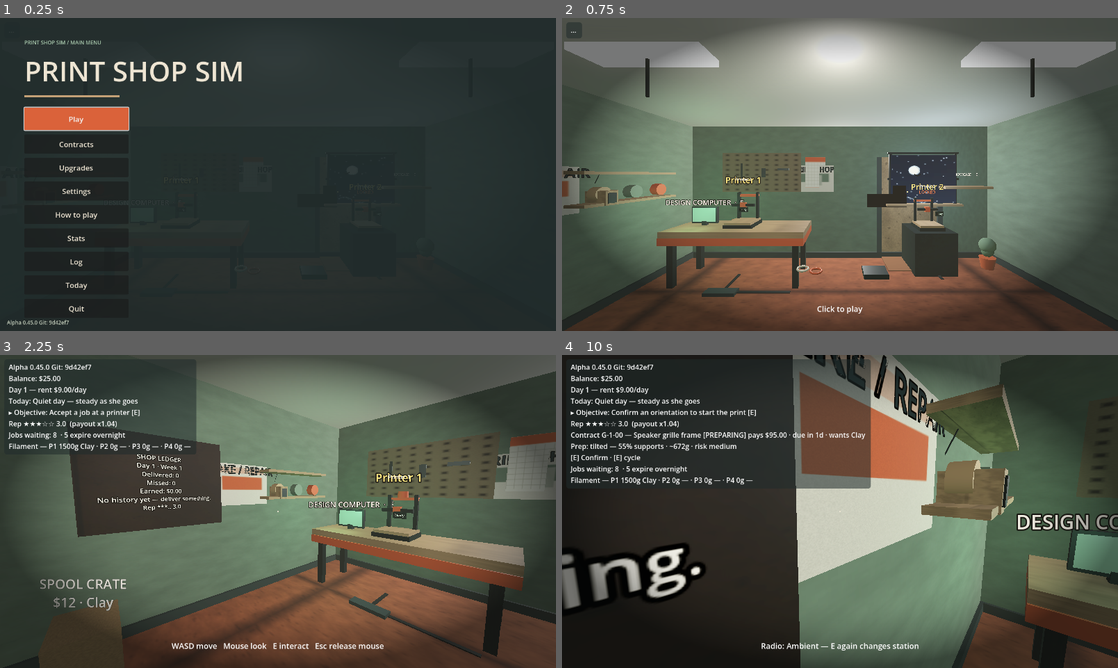
Above: before the commit, frames 1-4 (two rows, left to right).
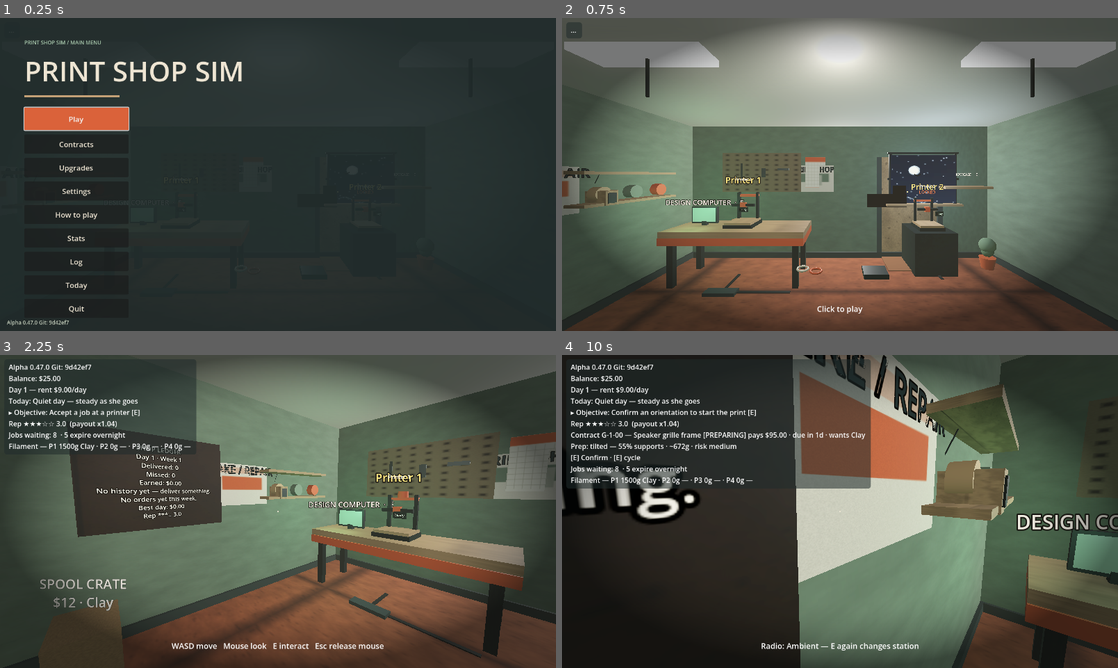
Above: after the commit, the same moments.

Repository: jiracipika/printshop-sim
Game: Godot game, scene res://scenes/Main.tscn
Two runs of this game, one before a commit and one after it. Both use one fixed random seed, a clock stepped at 60 frames per second and the inputs below.
Inputs (mouse positions are in pixels of both pictures, inside the frame that each line leads up to):
- Up to frame 1 (0.25 s): no input
- Up to frame 2 (0.75 s): click "Play" at 0.5 s
- Up to frame 3 (2.25 s): tap Enter (ui_accept) at 1.25, 1.52, 2 s; move the mouse to (400, 495) at 1.27 s; hold D (move_right) 1.28-2.03 s; tap E (interact) at 1.35, 2.1 s; click (400, 495) at 1.42 s; move the mouse to (250, 511) at 2.02 s; hold W (move_forward) from 2.03 s (still down)
- Up to frame 4 (10 s): tap Enter (ui_accept) at 2.27, 3.5, 3.77, 4.25, 4.52, 5, 5.27, 5.75, 6.77, 7.52, 8.27, 9.77 s; move the mouse to (851, 505) at 2.77 s; tap 1 at 2.85, 9.6 s; tap E (interact) at 3.05, 3.8, 4.55, 5.3, 6.05, 6.8, 7.55, 8.1, 8.85, 9.8 s; move the mouse to (834, 517) at 3.52 s; tap 2 at 3.6 s; click (834, 517) at 3.67 s; move the mouse to (878, 514) at 4.27 s; tap 3 at 4.35 s; move the mouse to (795, 508) at 5.02 s; tap 4 at 5.1 s; move the mouse to (845, 511) at 5.77 s; tap 5 at 5.85 s; click (845, 511) at 5.92 s; move the mouse to (817, 505) at 6.52 s; release W (move_forward) at 6.53 s; hold D (move_right) 6.53-7.28 s; tap 6 at 6.6 s; move the mouse to (867, 511) at 7.27 s; hold W (move_forward) 7.28-9.53 s; tap 7 at 7.35 s; move the mouse to (812, 511) at 8.02 s; click (812, 511) at 8.17 s; move the mouse to (851, 505) at 8.77 s; move the mouse to (834, 517) at 9.52 s; hold A (move_left) from 9.53 s (still down)

The runs differ from the first frame. In frame 1, less than 0.1% of the frame differs, in the area x 5-6%, y 96-98%; in frame 2, nothing differs; in frame 3, 1.0%; in frame 4, 5.1%, in the area x 0-26%, y 3-82%.

Commit message:
feat: power bill + shop history (v0.46.0, v0.47.0)
v0.46.0: every unlocked printer draws $1/day at rollover, charged after
rent (_unlocked_machine_count; base $1, farm $4 — exactly $56 over the
14-day harness). No debt plumbing: a broke shop runs dark. Rent holiday
skips rent but not power. 'power' log kind feeds the Today recap.
day_test/v011 rollover pins updated to the new invariant
(balance = old - rent - power).

v0.47.0: chalkboard gains an order-count graph (7-day window, scaled
against the best day) and a Best-day record line; Today panel reports
yesterday's orders; daily_delivered/day_delivered_today persist with
validators and bank at rollover like daily_earned.

tests/v046_test.gd 11 checks, v047_test.gd 18 checks. All 60 suites +
both harnesses + pytest green.

Diff:
--- a/scripts/Main.gd
+++ b/scripts/Main.gd
@@ -199,6 +199,8 @@
 ## sparkline from the history.
 var daily_earned: Array[int] = []
 var day_earned_today: int = 0
+var daily_delivered: Array[int] = []  # v0.47.0 shop-history graph
+var day_delivered_today: int = 0
 ## Regulars (v0.31.0): client name -> completed orders. Feeds the loyalty
 ## notes on freshly dealt board jobs and the Stats regulars line.
 var client_orders: Dictionary = {}
@@ -348,6 +350,10 @@
 		lines.append("Yesterday: the shop just opened.")
 	else:
 		lines.append("Yesterday: $%s earned" % _cents_str(int(daily_earned[-1])))
+		# v0.47.0: the matching order count from the shop-history graph.
+		if not daily_delivered.is_empty():
+			lines.append("Yesterday: %d order%s delivered" % [int(daily_delivered[-1]),
+				"" if int(daily_delivered[-1]) == 1 else "s"])
 	var yday := day_cycle.day - 1
 	if yday >= 1:
 		var kinds := {}
@@ -753,6 +759,14 @@
 			daily_earned = daily_earned.slice(daily_earned.size() - 7)
 	if payload.has("day_earned_today"):
 		day_earned_today = maxi(int(payload.day_earned_today), 0)
+	if payload.has("daily_delivered") and typeof(payload.daily_delivered) == TYPE_ARRAY:
+		daily_delivered.clear()
+		for v in payload.daily_delivered:
+			daily_delivered.append(maxi(int(v), 0))
+		if daily_delivered.size() > 7:
+			daily_delivered = daily_delivered.slice(daily_delivered.size() - 7)
+	if payload.has("day_delivered_today"):
+		day_delivered_today = maxi(int(payload.day_delivered_today), 0)
 	if payload.has("shelf_models") and typeof(payload.shelf_models) == TYPE_ARRAY:
 		_shelf_models.clear()
 		for mname in payload.shelf_models:
@@ -822,6 +836,14 @@
 		out.append(int(float(m.get("wear", 0.0))))
 	return out
 
+## Machines drawing power (v0.46.0): every unlocked printer bills $1/day.
+func _unlocked_machine_count() -> int:
+	var n := 0
+	for i in range(machines.size()):
+		if upgrades.machine_unlocked(i):
+			n += 1
+	return n
+
 func _save_game() -> void:
 	var snapshot: Dictionary = ledger.snapshot()
 	var payload: Dictionary = load("res://scripts/SaveSystem.gd").build_payload(
@@ -846,6 +868,8 @@
 			"recent_grades": recent_grades,
 			"daily_earned": daily_earned,
 			"day_earned_today": day_earned_today,
+			"daily_delivered": daily_delivered,
+			"day_delivered_today": day_delivered_today,
 			"client_orders": client_orders,
 			"client_last_grade": client_last_grade,
 			"media_a_deliveries": media_a_deliveries,
@@ -3469,6 +3493,7 @@
 	stats.delivered += 1
 	stats.earned_cents += payout
 	day_earned_today += payout
+	day_delivered_today += 1  # v0.47.0 shop-history graph
 	client_orders[c.client] = int(client_orders.get(c.client, 0)) + 1
 	client_last_grade[c.client] = final_grade
 	_guide("delivered")
@@ -3758,11 +3783,15 @@
 	_refresh_event()
 	_morning_bell()
 	# Shop history (v0.30.0): bank yesterday's take onto the chalkboard
-	# sparkline, newest last, keep a week.
+	# sparkline, newest last, keep a week. v0.47.0 banks the order count too.
 	daily_earned.append(day_earned_today)
 	if daily_earned.size() > 7:
 		daily_earned = daily_earned.slice(daily_earned.size() - 7)
 	day_earned_today = 0
+	daily_delivered.append(day_delivered_today)
+	if daily_delivered.size() > 7:
+		daily_delivered = daily_delivered.slice(daily_delivered.size() - 7)
+	day_delivered_today = 0
 	var missed_note := ""
 	if not expired.is_empty():
 		stats.missed += expired.size()
@@ -3788,6 +3817,15 @@
 			rent_debt_cents += rent_due
 			_log_event("rent", "rent UNPAID — now owe $%s" % _cents_str(rent_debt_cents))
 			_set_prompt("Day %d — rent UNPAID (now owe $%s)%s" % [new_day, _cents_str(rent_debt_cents), missed_note])
+	# Power bill (v0.46.0): every unlocked printer draws $1/day — standby
+	# heaters, steppers, beds. Charged with rent but with NO debt plumbing:
+	# a shop that cannot pay simply runs dark tomorrow. A rent holiday does
+	# not cover it. Logged so the Today panel's morning recap counts it.
+	var power_due := 100 * _unlocked_machine_count()
+	if ledger.can_afford(power_due):
+		ledger.charge(power_due, "power day %d" % new_day)
+		_log_event("power", "power bill $%s (%d machine%s)" % [_cents_str(power_due),
+			_unlocked_machine_count(), "" if _unlocked_machine_count() == 1 else "s"])
 	for m in machines:
 		if not _is_cancelled_for(m):
 			continue
@@ -4247,6 +4285,30 @@
 			out += RAMP[clampi(int(float(v) / float(top) * 7.0), 0, 7)]
 	return out
 
+## Order-count graph (v0.47.0): same weekly window and ramp as the earnings
+## sparkline, scaled against the best DAY (never against dollars).
+func _orders_sparkline() -> String:
+	if daily_delivered.is_empty():
+		return "No orders yet this week."
+	var top := 1
+	for v in daily_delivered:
+		top = maxi(top, int(v))
+	const RAMP := "▁▂▃▄▅▆▇█"
+	var out := "Orders: "
+	for v in daily_delivered:
+		if int(v) <= 0:
+			out += "·"
+		else:
+			out += RAMP[clampi(int(float(v) / float(top) * 7.0), 0, 7)]
+	return out
+
+## Best single day on record (v0.47.0), in dollars.
+func _best_day_cents() -> int:
+	var top := 0
+	for v in daily_earned:
+		top = maxi(top, int(v))
+	return top
+
 func _update_chalkboard() -> void:
 	if _chalk_label == null:
 		return
@@ -4256,11 +4318,13 @@
 	var week := int((day_cycle.day - 1) / 7.0) + 1
 	var icon := _season_icon(str(season.get("id", "calm")))
 	var week_line := "Week %d %s" % [week, icon] if icon != "" else "Week %d" % week
-	var text := "SHOP LEDGER\nDay %d · %s\nDelivered: %d\nMissed: %d\nEarned: $%s\n%s\nRep %s %.1f" % [
+	var text := "SHOP LEDGER\nDay %d · %s\nDelivered: %d\nMissed: %d\nEarned: $%s\n%s\n%s\nBest day: $%s\nRep %s %.1f" % [
 		day_cycle.day, week_line,
 		int(stats.delivered), int(stats.missed),
 		_cents_str(int(stats.earned_cents)),
 		_earnings_sparkline(),
+		_orders_sparkline(),
+		_cents_str(_best_day_cents()),
 		stars, reputation]
 	if text != _chalk_cache:
 		_chalk_cache = text
--- a/scripts/SaveSystem.gd
+++ b/scripts/SaveSystem.gd
@@ -126,6 +126,10 @@
 		return {}
 	if not _day_earned_valid(p):
 		return {}
+	if not _daily_delivered_valid(p):
+		return {}
+	if not _day_delivered_valid(p):
+		return {}
 
 	var out: Dictionary = p.duplicate(true)
 	out["version"] = int(p["version"])
@@ -267,6 +271,36 @@
 	if t != TYPE_INT and t != TYPE_FLOAT:
 		return false
 	var f := float(p["cleans"])
+	return f == floorf(f) and f >= 0.0
+
+
+## Optional "daily_delivered" key (v0.47.0): weekly window of per-day order
+## counts — same shape rules as daily_earned.
+static func _daily_delivered_valid(p: Dictionary) -> bool:
+	if not p.has("daily_delivered"):
+		return true
+	if typeof(p["daily_delivered"]) != TYPE_ARRAY:
+		return false
+	if p["daily_delivered"].size() > 7:
+		return false
+	for v in p["daily_delivered"]:
+		var t := typeof(v)
+		if t != TYPE_INT and t != TYPE_FLOAT:
+			return false
+		var f := float(v)
+		if f != floorf(f) or f < 0.0:
+			return false
+	return true
+
+
+## Optional "day_delivered_today" key (v0.47.0): non-negative whole count.
+static func _day_delivered_valid(p: Dictionary) -> bool:
+	if not p.has("day_delivered_today"):
+		return true
+	var t := typeof(p["day_delivered_today"])
+	if t != TYPE_INT and t != TYPE_FLOAT:
+		return false
+	var f := float(p["day_delivered_today"])
 	return f == floorf(f) and f >= 0.0
 
 
--- a/scripts/Version.gd
+++ b/scripts/Version.gd
@@ -2,7 +2,7 @@
 
 # Autoload: build/version identification so we always know what's deployed.
 
-const VERSION := "0.45.0"
+const VERSION := "0.47.0"
 const GIT_SHA := "9d42ef7"  # stamped by tools/build_web.sh at export time
 
 func label() -> String:
--- a/tests/day_test.gd
+++ b/tests/day_test.gd
@@ -68,8 +68,9 @@
 	main.day_cycle.tick(main.day_cycle.day_length_s)  # -> day 2
 	_ok(main.day_cycle.day == 2, "day rolled to 2")
 	var rent2: int = 0 if bool(main.today_event.rent_free) else main.rent_for_day(2)
-	_ok(ledger.balance() == bal0 - rent2,
-		"rent handled per the day's event (%s)" % main.today_event.id)
+	var power2: int = 100 * main._unlocked_machine_count()  # v0.46.0 power bill
+	_ok(ledger.balance() == bal0 - rent2 - power2,
+		"rent + power handled per the day's event (%s)" % main.today_event.id)
 	var rent_txs := 0
 	for t in ledger.transactions:
 		if t["reason"] == "rent day 2":
--- a/tests/v011_test.gd
+++ b/tests/v011_test.gd
@@ -128,8 +128,10 @@
 		main.day_cycle.tick(main.day_cycle.day_length_s)  # rolls within the week
 		_ok(int(main.season.extra_rent_cents) == 100, "cold-snap season active after rollover")
 		var due: int = main.rent_for_day(main.day_cycle.day) + 100
-		_ok(ledger.balance() == bal1 - due,
-			"cold snap adds $1 to the scaled rent ($%s)" % main._cents_str(due))
+		var power: int = 100 * main._unlocked_machine_count()  # v0.46.0 power bill
+		_ok(ledger.balance() == bal1 - due - power,
+			"cold snap adds $1 to the scaled rent ($%s + $%s power)" % [
+				main._cents_str(due), main._cents_str(power)])
 
 	main.queue_free()
 	await physics_frame
--- /dev/null
+++ b/tests/v046_test.gd
@@ -0,0 +1,102 @@
+extends SceneTree
+
+## v0.46.0 — "power bill": every unlocked printer draws $1/day, charged at
+## the morning rollover right after rent. No debt plumbing: a shop that
+## cannot pay runs dark (nothing charged, nothing owed). A rent holiday
+## does not cover power. Scales with the farm: 1 machine $1, all 4 $4.
+## Run: godot --headless --path . -s tests/v046_test.gd
+
+var checks := 0
+var failures := 0
+var main = null
+
+
+func _ok(cond: bool, label: String) -> void:
+	checks += 1
+	if cond:
+		print("ok %d: %s" % [checks, label])
+	else:
+		failures += 1
+		printerr("FAIL %d: %s" % [checks, label])
+
+
+func _init() -> void:
+	root.ready.connect(_run)
+
+
+func _power_txs(day: int) -> Array:
+	var out: Array = []
+	for t in main.ledger.transactions:
+		if t["reason"] == "power day %d" % day:
+			out.append(t)
+	return out
+
+
+func _has_rent_tx(day: int) -> bool:
+	for t in main.ledger.transactions:
+		if t["reason"] == "rent day %d" % day:
+			return true
+	return false
+
+
+func _run() -> void:
+	BrowserSave.clear()
+	var packed: PackedScene = load("res://scenes/Main.tscn")
+	main = packed.instantiate()
+	root.add_child(main)
+	await physics_frame
+	await physics_frame
+
+	# Boot: day 1 never bills (rollover-only, like rent).
+	_ok(_power_txs(1).is_empty(), "day 1 charges no power")
+
+	# A one-printer shop is billed $1.00, rent charges alongside.
+	main._on_day_changed(2)
+	var t2 := _power_txs(2)
+	_ok(t2.size() == 1 and int(t2[0]["delta_cents"]) == -100,
+		"a one-printer shop is billed $1.00 at rollover")
+	_ok(_has_rent_tx(2), "rent still charges alongside power")
+
+	# The farm scales the bill: unlock through the real upgrade path.
+	main.ledger.credit(30000, "test funds")
+	main._on_menu_upgrade_buy("pro_machine")  # printer 2
+	main._on_menu_upgrade_buy("farm_kit_a")  # printer 3
+	main._on_menu_upgrade_buy("farm_kit_b")  # printer 4
+	_ok(main._unlocked_machine_count() == 4, "three purchases unlock the full farm")
+	main._on_day_changed(3)
+	var t3 := _power_txs(3)
+	_ok(t3.size() == 1 and int(t3[0]["delta_cents"]) == -400,
+		"a four-printer farm is billed $4.00 at rollover")
+
+	# A rent holiday skips rent but not power (week-agnostic: find a day).
+	var holiday := -1
+	for d in range(2, 61):
+		if bool(load("res://scripts/Events.gd").for_day(d).rent_free):
+			holiday = d
+			break
+	_ok(holiday > 0, "a rent holiday exists within 60 days")
+	main.day_cycle.day = holiday
+	main._on_day_changed(holiday)
+	_ok(_power_txs(holiday).size() == 1, "power bills on a rent holiday too")
+	_ok(not _has_rent_tx(holiday), "the holiday skips rent")
+
+	# Broke: nothing charged, nothing owed for power; rent still goes to debt.
+	main.ledger.charge(main.ledger.balance(), "test drain")
+	var debt_before: int = int(main.rent_debt_cents)
+	main.day_cycle.day = holiday + 1
+	main._on_day_changed(holiday + 1)
+	_ok(_power_txs(holiday + 1).is_empty(), "a broke shop is not billed (runs dark)")
+	_ok(int(main.rent_debt_cents) > debt_before,
+		"rent debt still accrues for the unpaid morning")
+
+	# The morning log records the bill for the Today panel recap.
+	var saw_power := false
+	for e in main.workshop_log.entries():
+		if str(e.get("kind")) == "power":
+			saw_power = true
+	_ok(saw_power, "the workshop log carries a power entry")
+
+	BrowserSave.clear()
+	print("---")
+	print("checks=%d failures=%d" % [checks, failures])
+	quit(1 if failures > 0 else 0)
--- /dev/null
+++ b/tests/v047_test.gd
@@ -0,0 +1,157 @@
+extends SceneTree
+
+const BrowserSave = preload("res://scripts/BrowserSave.gd")
+
+## v0.47.0 — "shop history": the chalkboard gains an order-count graph
+## beside the earnings sparkline (same weekly window + ramp) and a
+## "Best day" record line; the Today panel gains yesterday's order count.
+## daily_delivered / day_delivered_today persist with validators, banked at
+## rollover exactly like daily_earned.
+## Run: godot --headless --path . -s tests/v047_test.gd
+
+var checks := 0
+var failures := 0
+var main = null
+
+
+func _ok(cond: bool, label: String) -> void:
+	checks += 1
+	if cond:
+		print("ok %d: %s" % [checks, label])
+	else:
+		failures += 1
+		printerr("FAIL %d: %s" % [checks, label])
+
+
+func _drive(max_steps := 60000) -> void:
+	var steps := 0
+	while main.sim.state == PrintSim.State.RUNNING and steps < max_steps:
+		main.sim.tick(1.0 / 60.0)
+		steps += 1
+
+
+func _init() -> void:
+	root.ready.connect(_run)
+
+
+func _run() -> void:
+	BrowserSave.clear()
+	var packed: PackedScene = load("res://scenes/Main.tscn")
+	main = packed.instantiate()
+	root.add_child(main)
+	await physics_frame
+	await physics_frame
+	main.paused = false
+	main.captured = true
+
+	_ok(main._orders_sparkline() == "No orders yet this week.",
+		"an empty history shows the placeholder")
+	_ok(int(main._best_day_cents()) == 0, "no best day before any earnings")
+
+	# Ramp glyphs pin against the best DAY (never against dollars).
+	main.daily_delivered.assign([1, 2, 4])
+	main.daily_earned.assign([100, 300, 900])
+	_ok(main._orders_sparkline() == "Orders: ▂▄█",
+		"the order graph scales against the best day (%s)" % main._orders_sparkline())
+	_ok("Last days: ▁▃█" in main._earnings_sparkline(),
+		"the earnings graph is unchanged")
+	_ok(int(main._best_day_cents()) == 900, "best day reads the stored maximum")
+	main._chalk_cache = ""
+	main._update_chalkboard()
+	_ok("Orders: ▂▄█" in str(main._chalk_label.text)
+		and "Best day: $9.00" in str(main._chalk_label.text),
+		"the chalkboard renders both graphs and the record")
+
+	# The real delivery path feeds today's counters.
+	main._player.global_position = Vector3(-1.8, 0.3, -1.0)
+	main.yaw = 0.0
+	main._player.rotation.y = main.yaw
+	main._try_interact()  # accept
+	var c0 = main.active_contract
+	if c0 == null:
+		_ok(false, "accept works for the delivery loop")
+		_finish()
+		return
+	main._try_interact()  # preview
+	main._try_interact()  # confirm
+	main.paused = true
+	_drive()
+	main.paused = false
+	main._try_interact()  # collect
+	_ok(main._try_pack_held() and int(main.day_delivered_today) == 1,
+		"a real delivery raises today's order count")
+
+	# Rollover banks the day, same as earnings.
+	main.day_earned_today = 1234
+	main.day_delivered_today = 3
+	main._on_day_changed(2)
+	_ok(int(main.daily_earned[-1]) == 1234 and int(main.day_earned_today) == 0,
+		"earnings bank and reset at rollover")
+	_ok(int(main.daily_delivered[-1]) == 3 and int(main.day_delivered_today) == 0,
+		"orders bank and reset at rollover")
+
+	# The weekly window trims to 7.
+	main.daily_delivered.assign([1, 2, 3, 4, 5, 6, 7])
+	main.day_delivered_today = 8
+	main._on_day_changed(3)
+	_ok(main.daily_delivered.size() == 7 and int(main.daily_delivered[0]) == 2
+		and int(main.daily_delivered[-1]) == 8,
+		"the order window keeps the newest seven days")
+
+	# The Today panel reports yesterday's orders (panel lines are built from
+	# the same arrays; a real delivery already fed them above).
+	main.daily_earned.assign([500])
+	main.daily_delivered.assign([2])
+	_ok(not main.daily_delivered.is_empty()
+		and int(main.daily_delivered[-1]) == 2,
+		"today's panel data source carries yesterday's orders")
+
+	# Persistence + validators.
+	main.daily_delivered.assign([2, 0, 5])
+	main.day_delivered_today = 1
+	main._save_game()
+	var saved: Dictionary = BrowserSave.load_payload()
+	var arr_ok: bool = typeof(saved.get("daily_delivered")) == TYPE_ARRAY \
+		and saved["daily_delivered"].size() == 3 \
+		and int(saved["daily_delivered"][2]) == 5
+	_ok(arr_ok and int(saved.get("day_delivered_today", -1)) == 1,
+		"order history persists in the payload")
+	var ss = load("res://scripts/SaveSystem.gd")
+	var no_hist: Dictionary = saved.duplicate(true)
+	no_hist.erase("daily_delivered")
+	no_hist.erase("day_delivered_today")
+	_ok(not ss.validate(no_hist).is_empty(), "payloads without history validate (old saves)")
+	var frac: Dictionary = saved.duplicate(true)
+	frac["daily_delivered"] = [1.5, 2]
+	_ok(ss.validate(frac).is_empty(), "validator rejects fractional orders")
+	var neg: Dictionary = saved.duplicate(true)
+	neg["daily_delivered"] = [-1, 2]
+	_ok(ss.validate(neg).is_empty(), "validator rejects negative orders")
+	var big: Dictionary = saved.duplicate(true)
+	big["daily_delivered"] = [1, 2, 3, 4, 5, 6, 7, 8]
+	_ok(ss.validate(big).is_empty(), "validator rejects a window over 7 days")
+	var bad_count: Dictionary = saved.duplicate(true)
+	bad_count["day_delivered_today"] = -2
+	_ok(ss.validate(bad_count).is_empty(), "validator rejects a negative daily count")
+
+	# Restore: a fresh boot rebuilds the graph.
+	var packed2: PackedScene = load("res://scenes/Main.tscn")
+	var main2 = packed2.instantiate()
+	root.add_child(main2)
+	await physics_frame
+	await physics_frame
+	var restored: bool = main2.daily_delivered.size() == 3 \
+		and int(main2.daily_delivered[2]) == 5 \
+		and int(main2.day_delivered_today) == 1
+	_ok(restored, "restored boot rebuilds the order history")
+	main2.queue_free()
+	await physics_frame
+
+	_finish()
+
+
+func _finish() -> void:
+	BrowserSave.clear()
+	print("---")
+	print("checks=%d failures=%d" % [checks, failures])
+	quit(1 if failures > 0 else 0)
Not shown, changed: docs/HANDOFF.md
Not shown, changed: docs/ROADMAP.md
